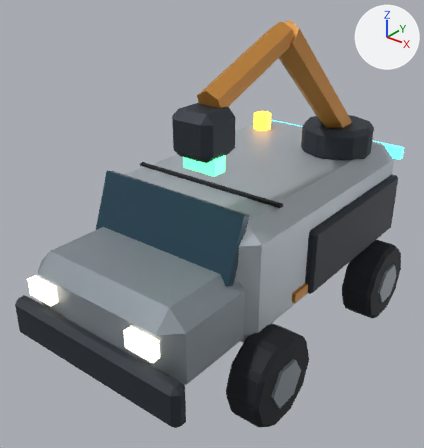
An edit to the glTF model public/media/model/exo-engineer.glb, drawn before and after from the same camera.
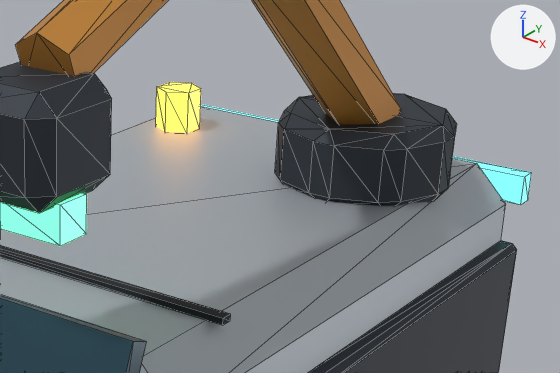
Each version appears first whole from a camera (50 mm lens) standing at (2.43, -3.53, 3.0) and looking at (-0.05, -0.42, 1.07), and next in a close-up on the part from 45% to 98% of the width and 17% to 51% of the height. Arrows for +X, +Y and +Z are at upper right; the lights stay in place. The first two pictures are the older version. The close-ups show mesh edges as thin lines. Where no turn or scale is listed for an object, it has been applied to the vertices. Vertices at exactly the same position are counted once.

Names of what the first close-up shows: 'body'.
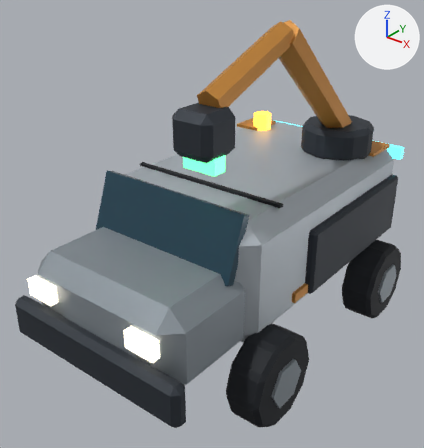
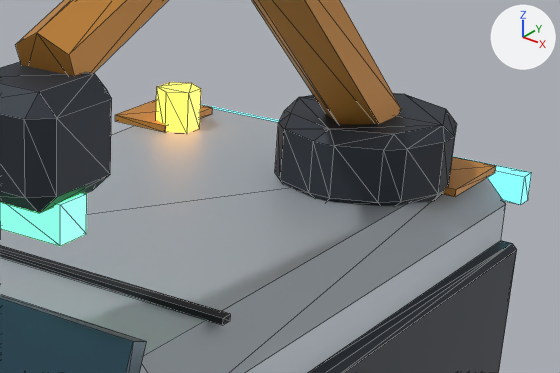
The change in detail:
Material 'team' (mat_team) is new.
Its base color is (0.584, 0.254, 0.0423) (orange #c98a3a).
Its metallic is 0.35.
me_body is used by ob_body; location (0.0, 0.0, 0.0).
me_body had 604 vertices, 1092 faces and spanned x -0.93..0.93, y -1.74..1.25, z 0.04..2.53.
me_body now has 620 vertices, 1116 faces and spans x -0.93..0.93, y -1.74..1.25, z 0.04..2.53.
me_body part 1: a new loose piece, a box spanning x -0.67..-0.446, y 0.716..1.024, z 1.449..1.475, in mat_team (orange #c98a3a).
me_body part 2: a new loose piece, a box spanning x 0.446..0.67, y 0.716..1.024, z 1.449..1.475, in mat_team (orange #c98a3a).
me_body gains material mat_team (orange #c98a3a).

Pixel boxes [x1, y1, x2, y2] of what changed, in the close-ups (560 x 373 px):
part 1 of me_body, added (orange)
    after: [115, 99, 213, 132]
part 2 of me_body, added (orange)
    after: [442, 157, 496, 197]
